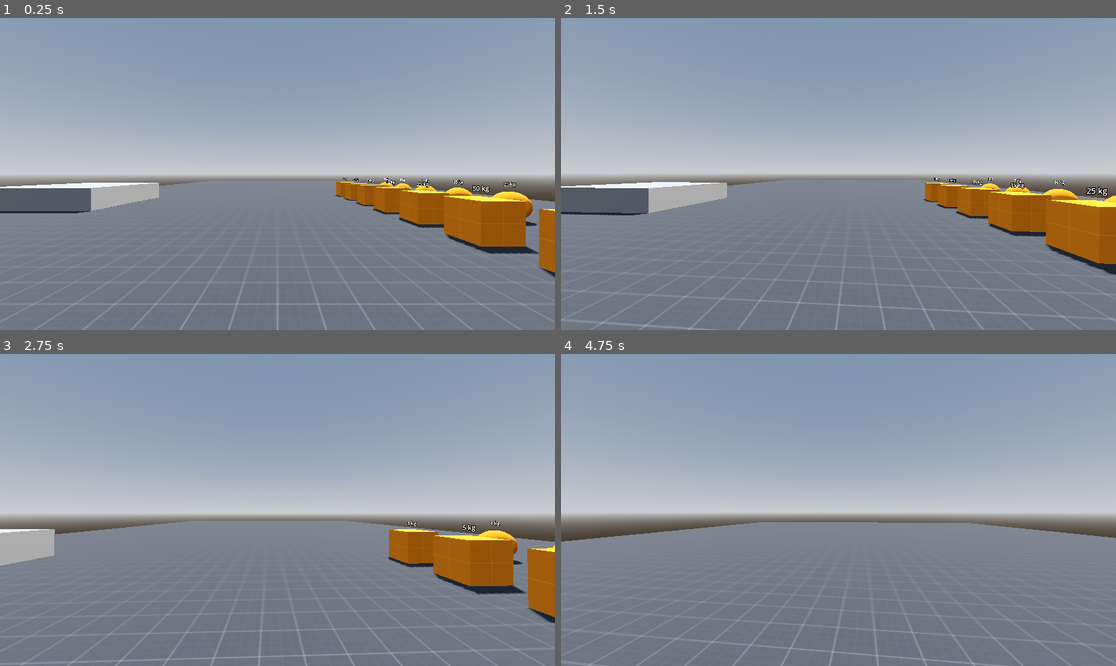
Above: before the commit, frames 1-4 (two rows, left to right).
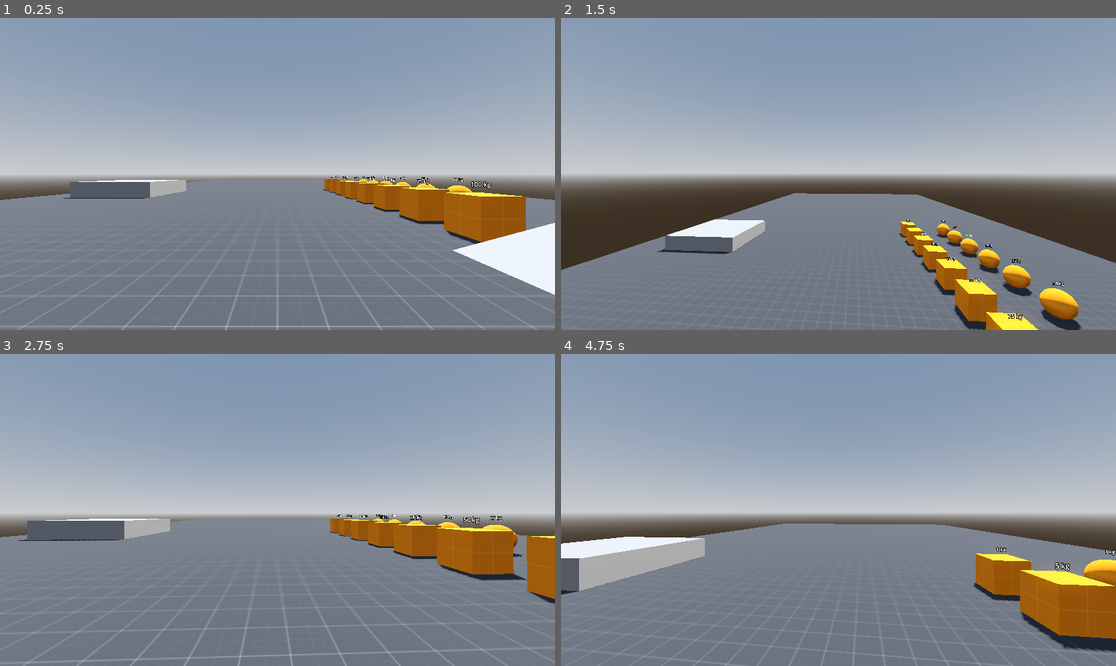
Above: after the commit, the same moments.

Repository: PurportedFish/godot-rigid-character-body-3d
Game: Godot game, scene res://example/test_range.tscn
Two runs of this game, one before a commit and one after it. Both use one fixed random seed, a clock stepped at 60 frames per second and the inputs below.
Inputs (mouse positions are in pixels of both pictures, inside the frame that each line leads up to):
- Up to frame 1 (0.25 s): no input
- Up to frame 2 (1.5 s): tap Enter (ui_accept) at 0.5, 1.35 s; move the mouse to (866, 174) at 0.52 s; hold Enter (ui_accept) 0.53-1.28 s; hold Up (ui_up) from 0.53 s (still down); move the mouse to (810, 174) at 1.27 s
- Up to frame 3 (2.75 s): keep holding Up (ui_up); tap Enter (ui_accept) at 1.52, 1.82 s; move the mouse to (288, 503) at 2.02 s; hold Enter (ui_accept) from 2.03 s (still down)
- Up to frame 4 (4.75 s): keep holding Up (ui_up); move the mouse to (832, 516) at 2.77 s; release Enter (ui_accept) at 2.78 s; tap Enter (ui_accept) at 2.85, 3.02, 3.32, 4.35, 4.52 s; move the mouse to (877, 513) at 3.52 s; hold Enter (ui_accept) 3.53-4.28 s; move the mouse to (794, 506) at 4.27 s

The runs differ from the first frame. In frame 1, 7.3% of the frame differs, in the area x 0-100%, y 50-100%; in frame 2, 19%, in the area x 0-100%, y 51-100%; in frame 3, 6.7%; in frame 4, 10%.

Commit message:
Add ceiling/floor/wall detection and basic slope handling
Added jumping to example_player scene using the new detection logic.

Diff:
--- a/example/example_player.gd
+++ b/example/example_player.gd
@@ -2,6 +2,7 @@
 
 
 const SPEED: float = 5.0
+const JUMP_HEIGHT: float = 1.1
 
 @onready var body: Node3D = $Body
 @onready var head: Node3D = $Body/Head
@@ -18,11 +19,12 @@
 	var direction: Vector3 = (body.basis * Vector3(input_dir.x, 0.0, input_dir.y)).normalized()
 
 	if direction:
-		linear_damp = 0.0
 		target_velocity.x = SPEED * direction.x
 		target_velocity.z = SPEED * direction.z
 	else:
-		linear_damp = 10.0
+		if is_on_floor():
+			linear_velocity.x *= 0.9
+			linear_velocity.z *= 0.9
 		target_velocity.x = 0.0
 		target_velocity.z = 0.0
 
@@ -34,3 +36,6 @@
 		body.rotate_y(-deg_to_rad(event.relative.x * 0.08))
 		head.rotate_x(-deg_to_rad(event.relative.y * 0.08))
 		head.rotation.x = clampf(head.rotation.x, deg_to_rad(-90), deg_to_rad(90))
+
+	if event.is_action_pressed("ui_accept") and is_on_floor():
+		apply_central_impulse(mass * sqrt(2.0 * get_gravity().length() * JUMP_HEIGHT) * up_direction)
--- a/example/example_player.tscn
+++ b/example/example_player.tscn
@@ -3,20 +3,19 @@
 [ext_resource type="Script" uid="uid://327b5a8qf32e" path="res://example/example_player.gd" id="1_3dmge"]
 
 [sub_resource type="CapsuleShape3D" id="CapsuleShape3D_uwhgk"]
-radius = 0.3
-height = 1.7
 
 [node name="ExamplePlayer" type="RigidBody3D"]
 script = ExtResource("1_3dmge")
 metadata/_custom_type_script = "uid://djdfidip0o045"
 
 [node name="CollisionShape3D" type="CollisionShape3D" parent="."]
-transform = Transform3D(1, 0, 0, 0, 1, 0, 0, 0, 1, 0, 0.85, 0)
+transform = Transform3D(1, 0, 0, 0, 1, 0, 0, 0, 1, 0, 1, 0)
 shape = SubResource("CapsuleShape3D_uwhgk")
 
 [node name="Body" type="Node3D" parent="."]
 
 [node name="Head" type="Node3D" parent="Body"]
-transform = Transform3D(1, 0, 0, 0, 1, 0, 0, 0, 1, 0, 1.6, 0)
+transform = Transform3D(1, 0, 0, 0, 1, 0, 0, 0, 1, 0, 1.5, 0)
 
 [node name="Camera3D" type="Camera3D" parent="Body/Head"]
+transform = Transform3D(1, 0, 0, 0, 1, 0, 0, 0, 1, 0, 0, 4)
--- a/example/test_range.tscn
+++ b/example/test_range.tscn
@@ -253,7 +253,7 @@
 transform = Transform3D(1, 0, 0, 0, 1, 0, 0, 0, 1, -13, 0, 0)
 
 [node name="Platform1" type="StaticBody3D" parent="Structures/Platforms"]
-transform = Transform3D(-4.371139e-08, 0, 1, 0, 1, 0, -1, 0, -4.371139e-08, 2.5, 0.5, 2.5)
+transform = Transform3D(1, 0, 0, 0, 1, 0, 0, 0, 1, 2.5, 0.5, 2.5)
 physics_material_override = ExtResource("1_b7flg")
 
 [node name="MeshInstance3D" type="MeshInstance3D" parent="Structures/Platforms/Platform1"]
@@ -263,7 +263,7 @@
 shape = SubResource("ConvexPolygonShape3D_1jbn5")
 
 [node name="Platform2" type="StaticBody3D" parent="Structures/Platforms"]
-transform = Transform3D(-4.371139e-08, 0, 1, 0, 1, 0, -1, 0, -4.371139e-08, 2.5, 1.5, 7.5)
+transform = Transform3D(1, 0, 0, 0, 1, 0, 0, 0, 1, 2.5, 1.5, 7.5)
 physics_material_override = ExtResource("1_b7flg")
 
 [node name="MeshInstance3D" type="MeshInstance3D" parent="Structures/Platforms/Platform2"]
@@ -273,7 +273,7 @@
 shape = SubResource("ConvexPolygonShape3D_1jbn5")
 
 [node name="Platform3" type="StaticBody3D" parent="Structures/Platforms"]
-transform = Transform3D(-4.371139e-08, 0, 1, 0, 1, 0, -1, 0, -4.371139e-08, 2.5, 2, 12.5)
+transform = Transform3D(1, 0, 0, 0, 1, 0, 0, 0, 1, 2.5, 2, 12.5)
 
 [node name="MeshInstance3D" type="MeshInstance3D" parent="Structures/Platforms/Platform3"]
 mesh = SubResource("BoxMesh_uammk")
@@ -282,13 +282,63 @@
 shape = SubResource("ConvexPolygonShape3D_1jbn5")
 
 [node name="Platform4" type="StaticBody3D" parent="Structures/Platforms"]
-transform = Transform3D(-4.371139e-08, 0, 1, 0, 1, 0, -1, 0, -4.371139e-08, 2.5, 2.5, 17.5)
+transform = Transform3D(1, 0, 0, 0, 1, 0, 0, 0, 1, 2.5, 2.5, 17.5)
 physics_material_override = ExtResource("1_b7flg")
 
 [node name="MeshInstance3D" type="MeshInstance3D" parent="Structures/Platforms/Platform4"]
 mesh = SubResource("BoxMesh_uammk")
 
 [node name="CollisionShape3D" type="CollisionShape3D" parent="Structures/Platforms/Platform4"]
+shape = SubResource("ConvexPolygonShape3D_1jbn5")
+
+[node name="Platform5" type="StaticBody3D" parent="Structures/Platforms"]
+transform = Transform3D(0.9659258, -0.25881904, 0, 0.25881904, 0.9659258, 0, 0, 0, 1, 2.5, 2.5, 22.5)
+physics_material_override = ExtResource("1_b7flg")
+
+[node name="MeshInstance3D" type="MeshInstance3D" parent="Structures/Platforms/Platform5"]
+mesh = SubResource("BoxMesh_uammk")
+
+[node name="CollisionShape3D" type="CollisionShape3D" parent="Structures/Platforms/Platform5"]
+shape = SubResource("ConvexPolygonShape3D_1jbn5")
+
+[node name="Platform6" type="StaticBody3D" parent="Structures/Platforms"]
+transform = Transform3D(0.86602545, -0.50000006, 0, 0.50000006, 0.86602545, 0, 0, 0, 1, 2.5, 2.5, 27.5)
+physics_material_override = ExtResource("1_b7flg")
+
+[node name="MeshInstance3D" type="MeshInstance3D" parent="Structures/Platforms/Platform6"]
+mesh = SubResource("BoxMesh_uammk")
+
+[node name="CollisionShape3D" type="CollisionShape3D" parent="Structures/Platforms/Platform6"]
+shape = SubResource("ConvexPolygonShape3D_1jbn5")
+
+[node name="Platform7" type="StaticBody3D" parent="Structures/Platforms"]
+transform = Transform3D(0.70710677, -0.7071068, 0, 0.7071068, 0.70710677, 0, 0, 0, 1, 2.5, 2.5, 32.5)
+physics_material_override = ExtResource("1_b7flg")
+
+[node name="MeshInstance3D" type="MeshInstance3D" parent="Structures/Platforms/Platform7"]
+mesh = SubResource("BoxMesh_uammk")
+
+[node name="CollisionShape3D" type="CollisionShape3D" parent="Structures/Platforms/Platform7"]
+shape = SubResource("ConvexPolygonShape3D_1jbn5")
+
+[node name="Platform8" type="StaticBody3D" parent="Structures/Platforms"]
+transform = Transform3D(0.49999994, -0.86602545, 0, 0.86602545, 0.49999994, 0, 0, 0, 1, 2.5, 2.5, 37.5)
+physics_material_override = ExtResource("1_b7flg")
+
+[node name="MeshInstance3D" type="MeshInstance3D" parent="Structures/Platforms/Platform8"]
+mesh = SubResource("BoxMesh_uammk")
+
+[node name="CollisionShape3D" type="CollisionShape3D" parent="Structures/Platforms/Platform8"]
+shape = SubResource("ConvexPolygonShape3D_1jbn5")
+
+[node name="Platform9" type="StaticBody3D" parent="Structures/Platforms"]
+transform = Transform3D(0.25881898, -0.9659258, 0, 0.9659258, 0.25881898, 0, 0, 0, 1, 2.5, 2.5, 42.5)
+physics_material_override = ExtResource("1_b7flg")
+
+[node name="MeshInstance3D" type="MeshInstance3D" parent="Structures/Platforms/Platform9"]
+mesh = SubResource("BoxMesh_uammk")
+
+[node name="CollisionShape3D" type="CollisionShape3D" parent="Structures/Platforms/Platform9"]
 shape = SubResource("ConvexPolygonShape3D_1jbn5")
 
 [node name="Floor" type="StaticBody3D" parent="Structures"]
--- a/rigid_character_body_3d.gd
+++ b/rigid_character_body_3d.gd
@@ -2,8 +2,20 @@
 extends RigidBody3D
 
 
+@export var up_direction: Vector3 = Vector3.UP
+@export var neck_height: float = 1.5
+@export var knee_height: float = 0.5
+@export var ceiling_min_angle: float = deg_to_rad(105.0)
+@export var floor_max_angle: float = deg_to_rad(45.0)
+@export var slide_on_slope: bool = false
+
 var target_velocity: Vector3 = Vector3.ZERO
 var acceleration_magnitude: float = 10.0
+
+var _state: PhysicsDirectBodyState3D
+var _is_on_ceiling: bool = false
+var _is_on_floor: bool = false
+var _is_on_wall: bool = false
 
 
 func _ready() -> void:
@@ -14,8 +26,13 @@
 	axis_lock_angular_y = true
 	axis_lock_angular_z = true
 
+	contact_monitor = true
+	max_contacts_reported = 16
+
 
 func move_and_slide() -> void:
+	_detect_ceiling_floor_wall()
+
 	if not target_velocity:
 		return
 
@@ -23,6 +40,71 @@
 	var move_force: Vector3 = move_magnitude * target_velocity.normalized()
 
 	var drag_scale: float = linear_velocity.length() / target_velocity.length()
-	var drag_force: Vector3 = move_magnitude * drag_scale * -linear_velocity.normalized()
+	var drag_force: Vector3 = move_magnitude * drag_scale * -Vector3(linear_velocity.x, 0.0, linear_velocity.z).normalized()
 
 	apply_force(move_force + drag_force)
+
+
+func _detect_ceiling_floor_wall() -> void:
+	_state = PhysicsServer3D.body_get_direct_state(get_rid())
+
+	_is_on_ceiling = false
+	_is_on_floor = false
+	_is_on_wall = false
+
+	for i in _state.get_contact_count():
+		var contact_position: Vector3 = to_local(_state.get_contact_collider_position(i))
+		var normal: Vector3 = _state.get_contact_local_normal(i)
+		var contact_angle: float = acos(normal.dot(up_direction))
+
+		if (
+			contact_position.y > knee_height
+			and contact_position.y < neck_height
+			and contact_angle > floor_max_angle
+			and contact_angle < ceiling_min_angle
+		):
+			_is_on_wall = true
+			continue
+
+		if (
+			contact_position.y >= neck_height
+			and (
+				contact_angle >= ceiling_min_angle
+				or is_equal_approx(contact_angle, ceiling_min_angle)
+			)
+		):
+			_is_on_ceiling = true
+			# TODO: Add ceiling behavior
+			continue
+
+		_is_on_floor = true
+
+		if slide_on_slope:
+			continue
+
+		if contact_angle <= floor_max_angle or is_equal_approx(contact_angle, floor_max_angle):
+			apply_central_force(-get_gravity().length() * mass * Vector3.DOWN.slide(normal))
+
+
+func is_on_ceiling() -> bool:
+	return _is_on_ceiling
+
+
+func is_on_ceiling_only() -> bool:
+	return _is_on_ceiling and not (_is_on_floor or _is_on_wall)
+
+
+func is_on_floor() -> bool:
+	return _is_on_floor
+
+
+func is_on_floor_only() -> bool:
+	return _is_on_floor and not (_is_on_ceiling or _is_on_wall)
+
+
+func is_on_wall() -> bool:
+	return _is_on_wall
+
+
+func is_on_wall_only() -> bool:
+	return _is_on_wall and not (_is_on_ceiling or _is_on_wall)
